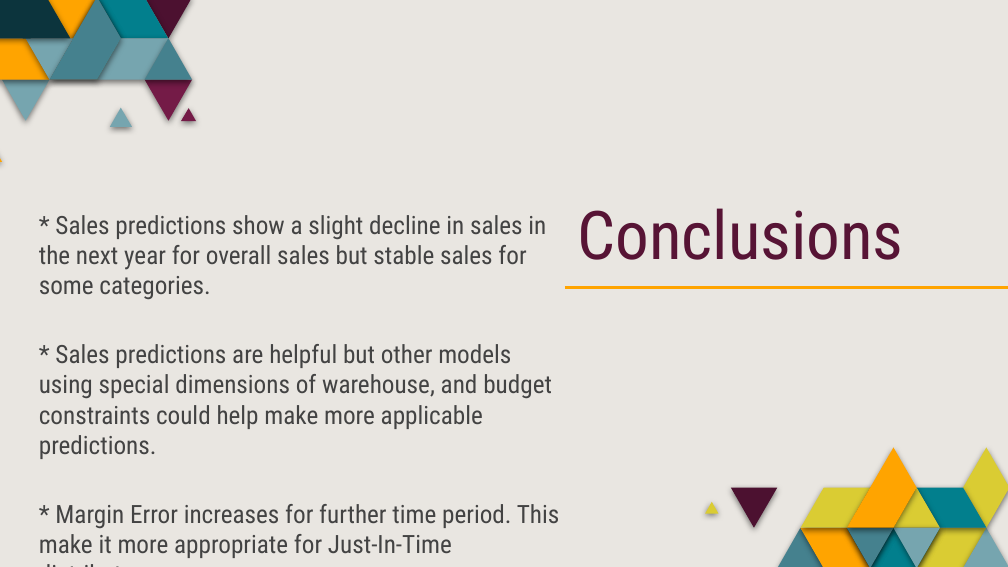
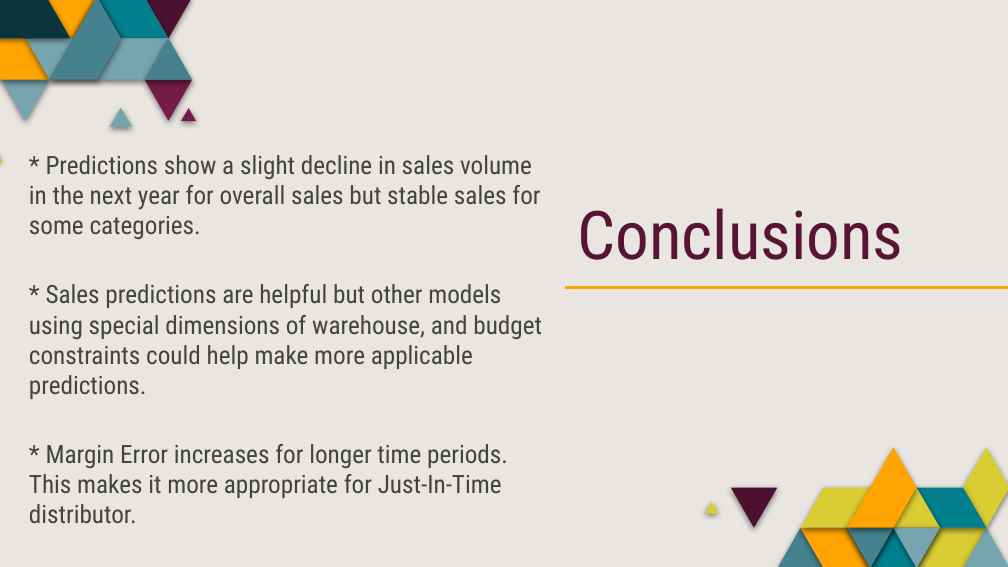
Before and after one commit to saraparveen26/Sales-Volume-Forecasting, a slide deck: slide 21 of Project_Presentation/Project_Presentation.pptx. Drawn at 1008x567 pixels with LibreOffice and Linux fonts; fonts in the diff are those of the drawing. Boxes give left, top, right and bottom in pixels: in the first picture for what was removed or moved away, otherwise in the second. Text is boxed around its words. In the diff, an @@ line names an element or a change of style, - is before the commit and + after.

Commit message:
presentation updated

```diff
--- a/Project_Presentation/Project_Presentation.pptx
+++ b/Project_Presentation/Project_Presentation.pptx
@@ text "* Predictions show a slight ...": place and size @@
-text "* Predictions show a slight ..." at [39, 215, 560, 558]
+text "* Predictions show a slight ..." at [29, 155, 542, 523]
@@ text at [29, 155, 540, 239]: text changed @@
-* Sales predictions show a slight decline in sales in the next year for overall sales but stable sales for some categories.
+* Predictions show a slight decline in sales volume in the next year for overall sales but stable sales for some categories.
@@ text at [29, 444, 508, 523]: text changed @@
-* Margin Error increases for further time period. This make it more appropriate for Just-In-Time distributor.
+* Margin Error increases for longer time periods. This makes it more appropriate for Just-In-Time distributor.
```
Also in this commit, not shown: 1 other file.
